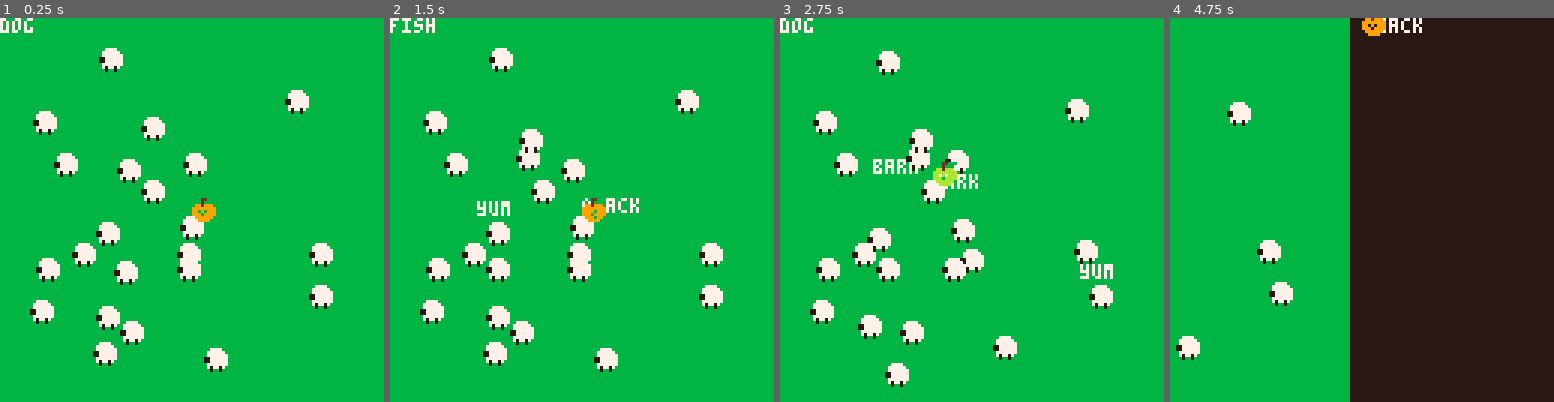
Above: before the commit, frames 1-4 (left to right).
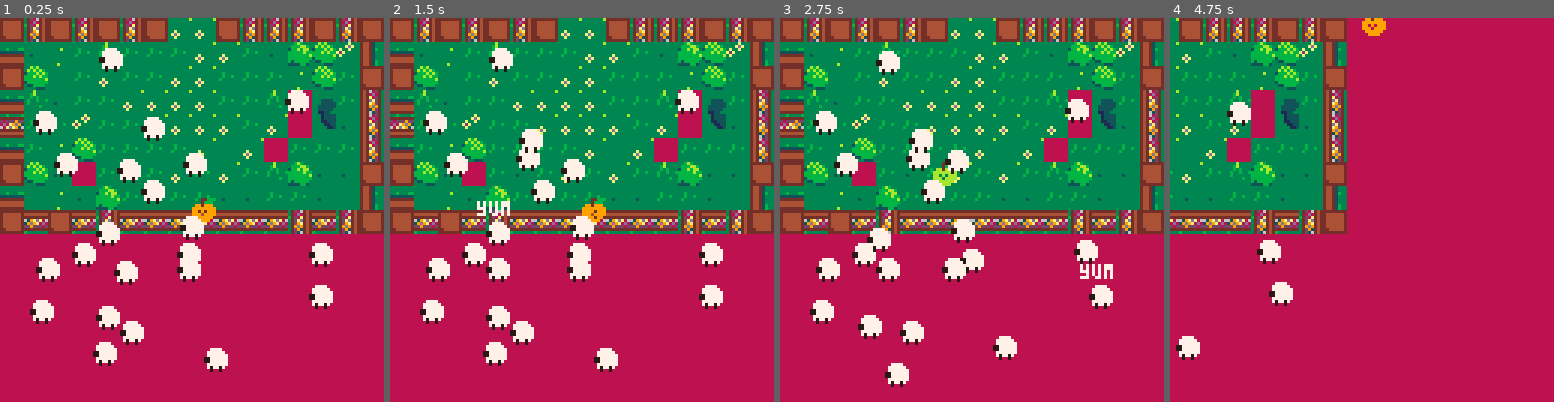
Above: after the commit, the same moments.

Repository: kitasuna/sheepdoggin
Game: PICO-8 cartridge sheepdoggin.p8
The game is run twice, just before and just after one commit, with the same random seed, the same clock (stepped at 60 frames per second) and the same inputs.
Inputs:
- Up to frame 1 (0.25 s): no input
- Up to frame 2 (1.5 s): tap O (Z key) at 0.33, 0.7, 1.43 s; tap X (X key) at 1.07 s
- Up to frame 3 (2.75 s): hold Left 1.97-2.37 s; tap X (X key) at 2.07, 2.4, 2.73 s; tap O (Z key) at 2.22 s; hold Down from 2.42 s (still down)
- Up to frame 4 (4.75 s): release Down at 2.82 s; hold Right 2.87-3.53 s; tap X (X key) every 0.33 s from 3.07 to 4.73 s; tap O (Z key) at 3.1, 3.98 s; hold Up 3.58-4.08 s; hold Right 4.13-4.53 s; hold Down from 4.58 s (still down)

The runs differ from the first frame. In frame 1, 90% of the frame differs, in the area x 0-100%, y 0-100%; in frame 2, 90%; in frame 3, 90%; in frame 4, 97%.

Commit message:
Fix title issues

Diff:
--- a/_game.lua
+++ b/_game.lua
@@ -12,8 +12,8 @@
 
   rectfill(0,0,128,128,7)
   player:draw()
-  --_camera_draw()
-  --_draw_animation()
+  _camera_draw()
+  _draw_animation()
   palt(0,false)
   sheep_mgr:draw()
   palt(0,true)
--- a/sheepdoggin.p8
+++ b/sheepdoggin.p8
@@ -47,9 +47,9 @@
 end
 
 function _draw()
-  _camera_draw()
   __draw()
-  _draw_animation()
+  --_camera_draw()
+  --_draw_animation()
 end
 __gfx__
 00000000888888888888888888888888888888888888888888888888888888888888888888888888888888888888888888888888888888888888888888888888
